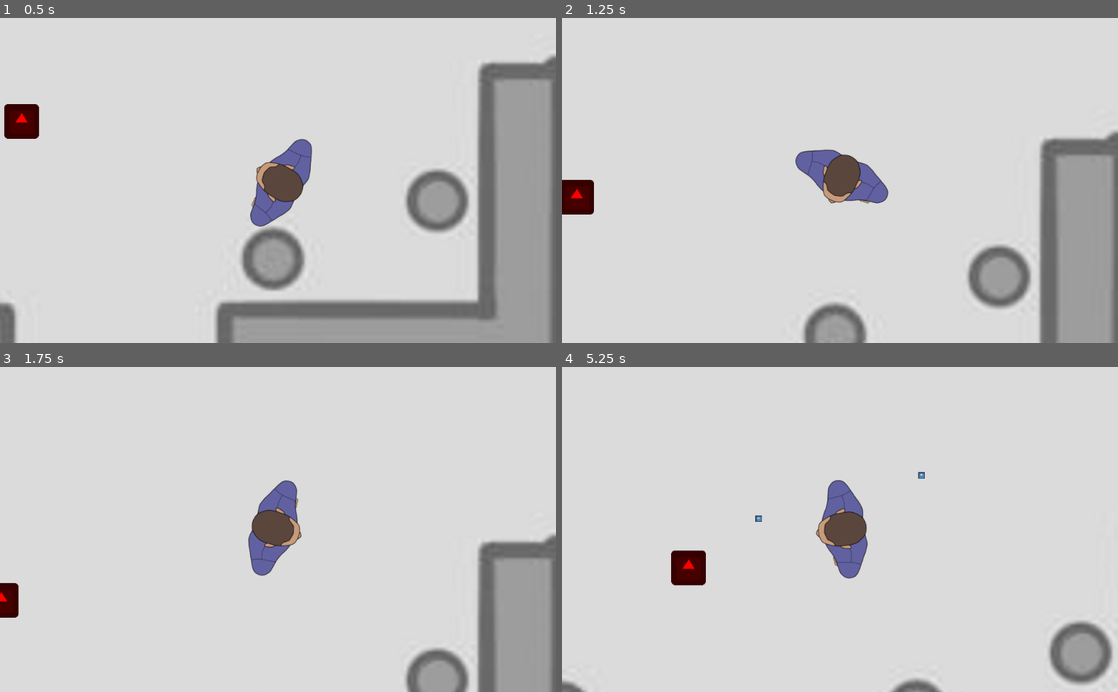
Above: before the commit, frames 1-4 (two rows, left to right).
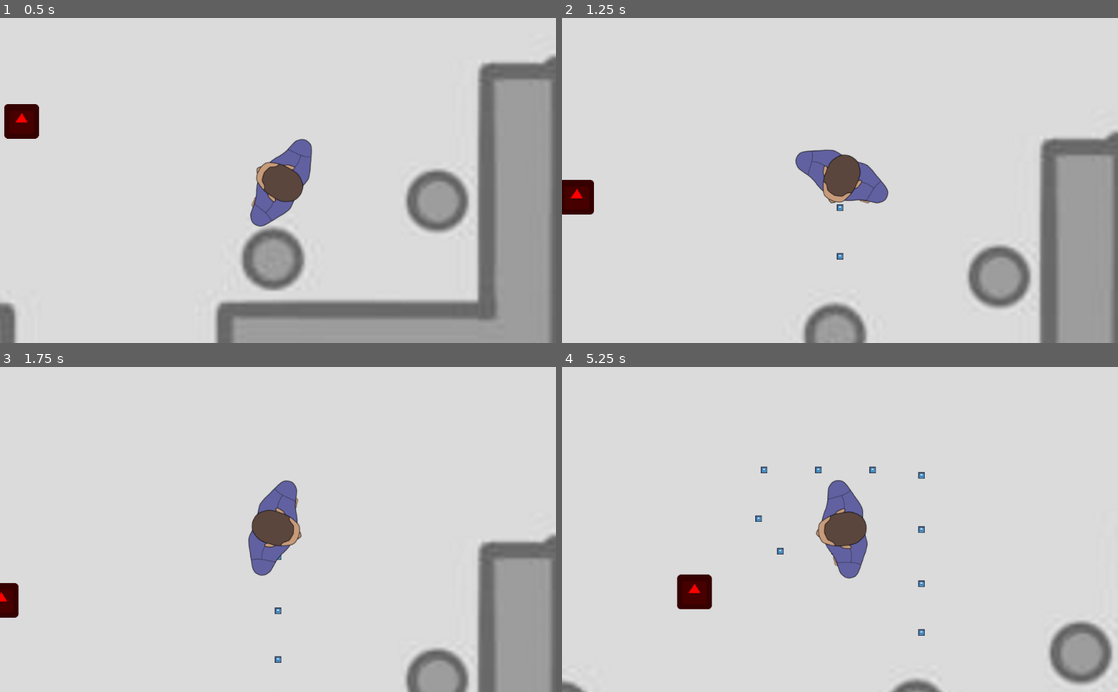
Above: after the commit, the same moments.

Repository: Tretjak/Projekt-vt21
Game: Godot game, scene res://Enemy/Level/Collision.tscn
The game is run twice, just before and just after one commit, with the same random seed, the same clock (stepped at 60 frames per second) and the same inputs. This scene is started directly instead of the project's main scene. The engine's default icon, where the game draws it, is replaced by a stand-in: a white triangle on a blue panel in a dark square.
Inputs (mouse positions are in pixels of both pictures, inside the frame that each line leads up to):
- Up to frame 1 (0.5 s): no input
- Up to frame 2 (1.25 s): tap Enter (ui_accept) at 0.5, 0.77 s; move the mouse to (812, 245) at 0.52 s; hold Up (ui_up) from 0.53 s (still down)
- Up to frame 3 (1.75 s): keep holding Up (ui_up); move the mouse to (444, 578) at 1.27 s; tap Enter (ui_accept) at 1.52 s
- Up to frame 4 (5.25 s): move the mouse to (673, 480) at 2.02 s; release Up (ui_up) at 2.03 s; hold Left (ui_left) 2.03-3.53 s; move the mouse to (867, 529) at 2.77 s; tap Enter (ui_accept) at 3.02, 3.77, 4.52 s; move the mouse to (756, 448) at 3.52 s; hold Down (ui_down) 3.53-4.28 s; move the mouse to (962, 513) at 4.27 s; hold Right (ui_right) 4.28-5.03 s; move the mouse to (728, 545) at 5.02 s; hold Up (ui_up) from 5.03 s (still down)

Frame 1 is identical in both runs. In frame 2, less than 0.1% of the frame differs, in the area x 49-51%, y 57-75%; in frame 3, less than 0.1%; in frame 4, 1.2%, in the area x 19-66%, y 30-83%.

Commit message:
lukt list

Diff:
--- a/Projekt vt21/Enemy/Enemy.gd
+++ b/Projekt vt21/Enemy/Enemy.gd
@@ -1,6 +1,6 @@
 extends KinematicBody2D
 
-const MOVE_SPEED = 25
+const MOVE_SPEED = 30
 
 onready var nav_2d: Navigation2D = get_node("../../Navigation2D")
 var lukt = 0
--- a/Projekt vt21/Player.gd
+++ b/Projekt vt21/Player.gd
@@ -79,7 +79,7 @@
 	timer = 0
 
 func _ready() -> void:
-	$Timer.start(2)
+	$Timer.start(0.5)
 
 func _on_LuktTimer_timeout():
 	var lukt = load("res://Enemy/Lukt.tscn").instance()
